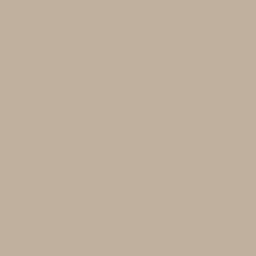
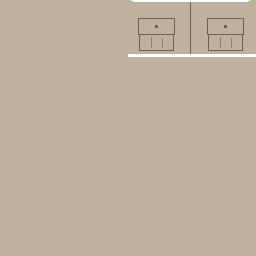
Layer changes from the first 256x256 image to the second:
painted on "Main" over 128, 0, 256, 57
